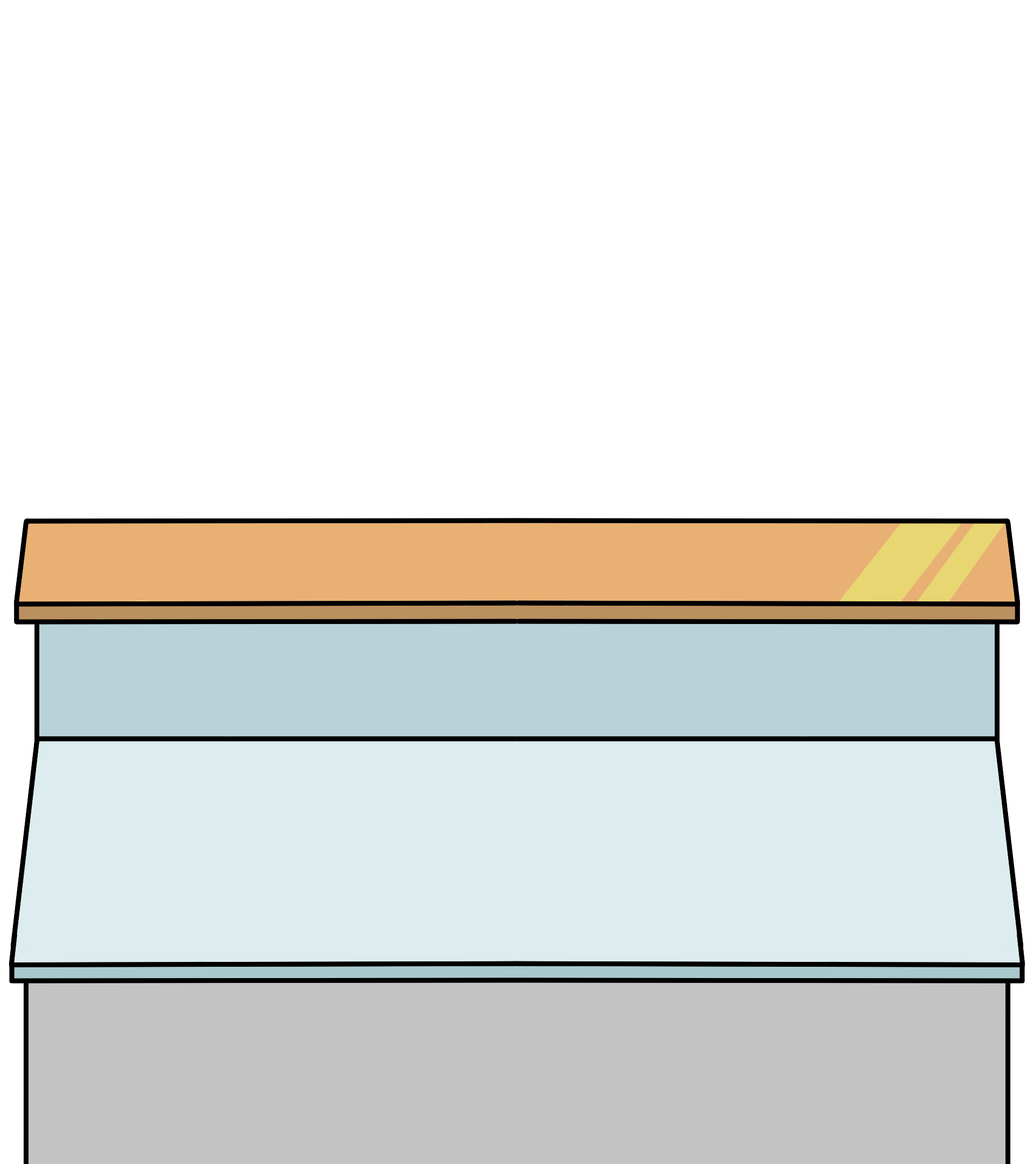
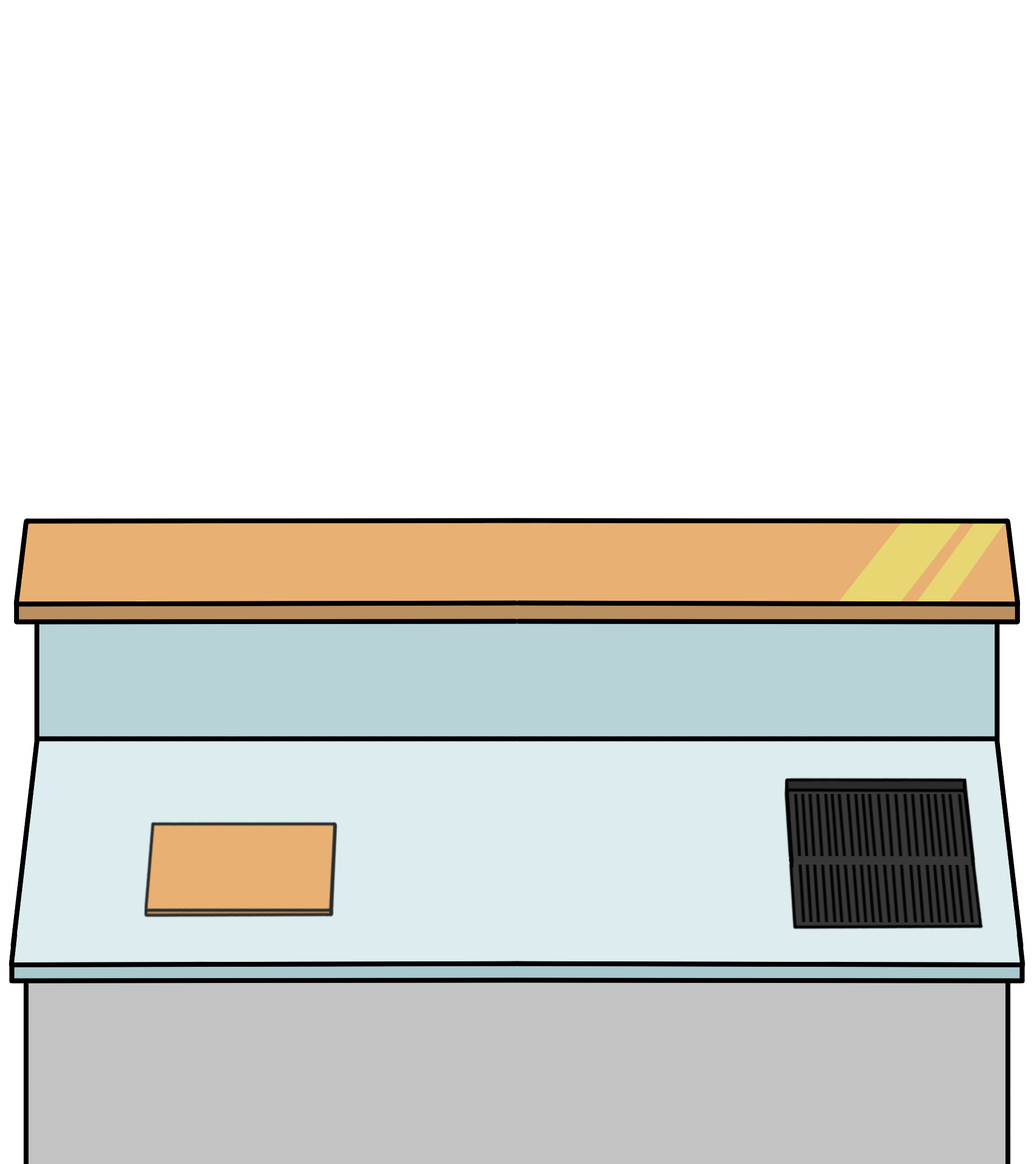
The second 1034px x 1164px image is a revision of the first. Changes to its layers:
added layer "workstations outline" above "workstation colors" over [143, 776, 985, 930]
added layer "workstation colors" above "Calque de dessin 3" over [143, 776, 985, 930]
painted on "Calque de dessin 3" over [143, 776, 985, 930]
painted on "colors" over [143, 776, 985, 930]
